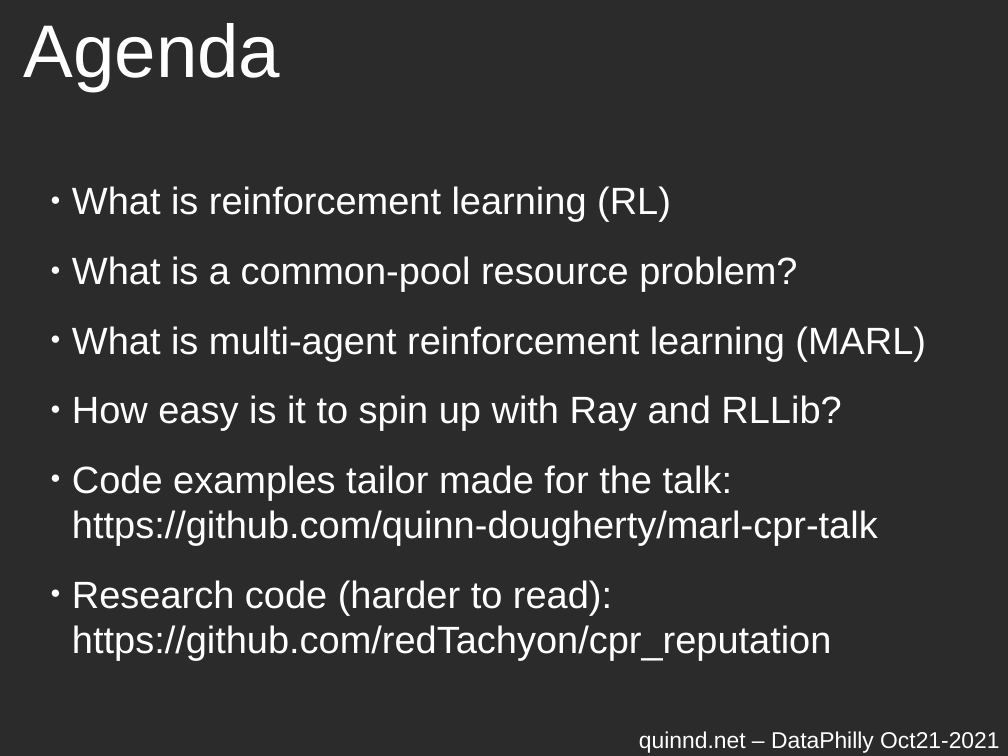
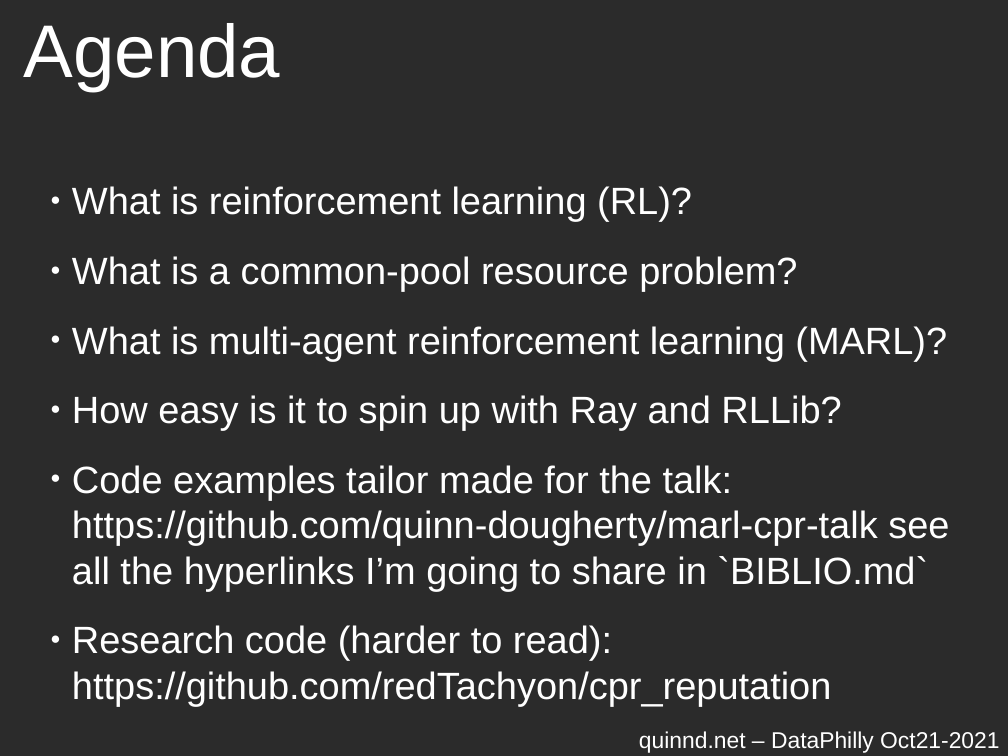
Before and after one commit to quinn-dougherty/marl-cpr-dataphilly-talk, a slide deck: slide 5 of marl-cpr-talk.odp. Drawn at 1008x756 pixels with LibreOffice and Linux fonts; fonts in the diff are those of the drawing; background and template pictures are left out; a plain dark background stands for a picture behind light text. Boxes give left, top, right and bottom in pixels: in the first picture for what was removed or moved away, otherwise in the second. Text is boxed around its words. In the diff, an @@ line names an element or a change of style, - is before the commit and + after.

```diff
--- a/marl-cpr-talk.odp
+++ b/marl-cpr-talk.odp
@@ text at (72,186,692,222): text changed @@
-● What is reinforcement learning (RL)
+● What is reinforcement learning (RL)?
@@ text at (72,326,947,361): text changed @@
-● What is multi-agent reinforcement learning (MARL)
+● What is multi-agent reinforcement learning (MARL)?
@@ text at (72,465,949,591): text changed @@
-● Code examples tailor made for the talk: https://github.com/quinn-dougherty/marl-cpr-talk
+● Code examples tailor made for the talk: https://github.com/quinn-dougherty/marl-cpr-talk see all the hyperlinks I’m going to share in `BIBLIO.md`
```
Also in this commit, not shown: 2 other slides changed, 9 slides added, 2 other files.
